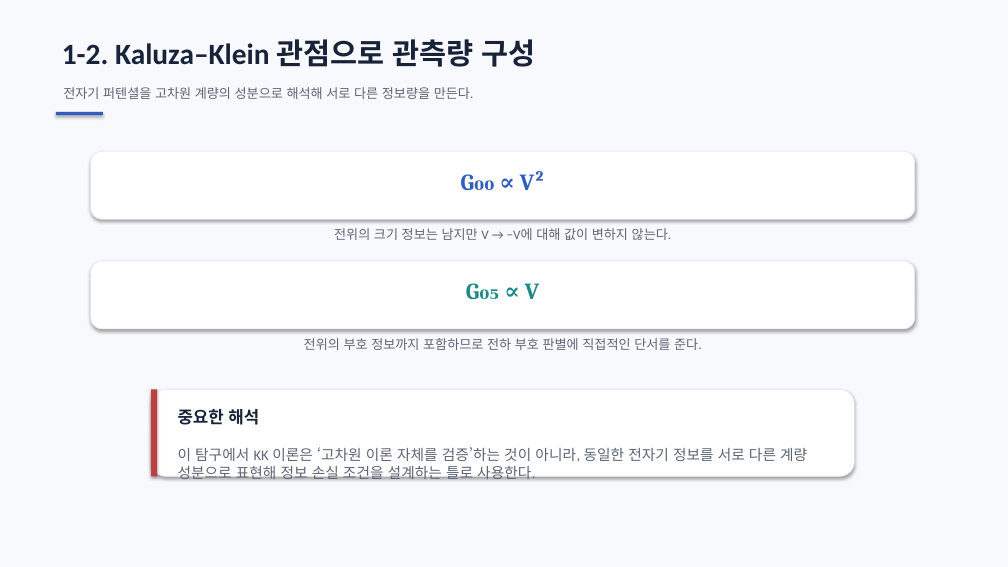
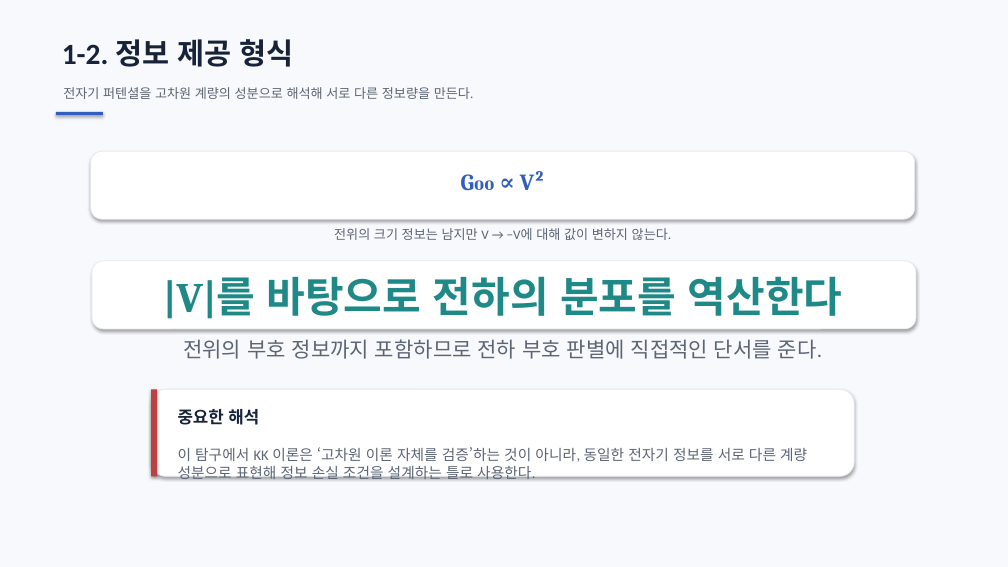
Before and after one commit to ohyunu525/KK-AI, a slide deck: slide 15 of Documents/보고서 파일.pptx (slide 13 before the commit). Drawn at 1008x567 pixels with LibreOffice and Linux fonts; fonts in the diff are those of the drawing. Boxes give left, top, right and bottom in pixels: in the first picture for what was removed or moved away, otherwise in the second. Text is boxed around its words. In the diff, an @@ line names an element or a change of style, - is before the commit and + after.

Commit message:
26-08-25-14:56

```diff
--- a/Documents/보고서 파일.pptx
+++ b/Documents/보고서 파일.pptx
@@ text at <box>62,39,294,67</box>: text changed @@
-1-2. Kaluza–Klein 관점으로 관측량 구성
+1-2. 정보 제공 형식
@@ text added at <box>163,276,842,319</box>, 40 pt, text #1F8987, bold @@
+|V|를 바탕으로 전하의 분포를 역산한다
@@ text removed at <box>525,283,540,299</box> @@
-G₀₅ ∝ V
@@ text "전위의 부호 정보까지 포함하므로 전하 ...": place and size @@
-text "전위의 부호 정보까지 포함하므로 전하 ..." at <box>304,338,702,350</box>
+text "전위의 부호 정보까지 포함하므로 전하 ..." at <box>183,339,822,359</box>
@@ text "전위의 부호 정보까지 포함하므로 전하 ..." at <box>183,339,822,359</box>: size 12.5 to 20 pt @@
```
Also in this commit, not shown: 3 other slides changed, 5 slides added, 2 slides removed.
